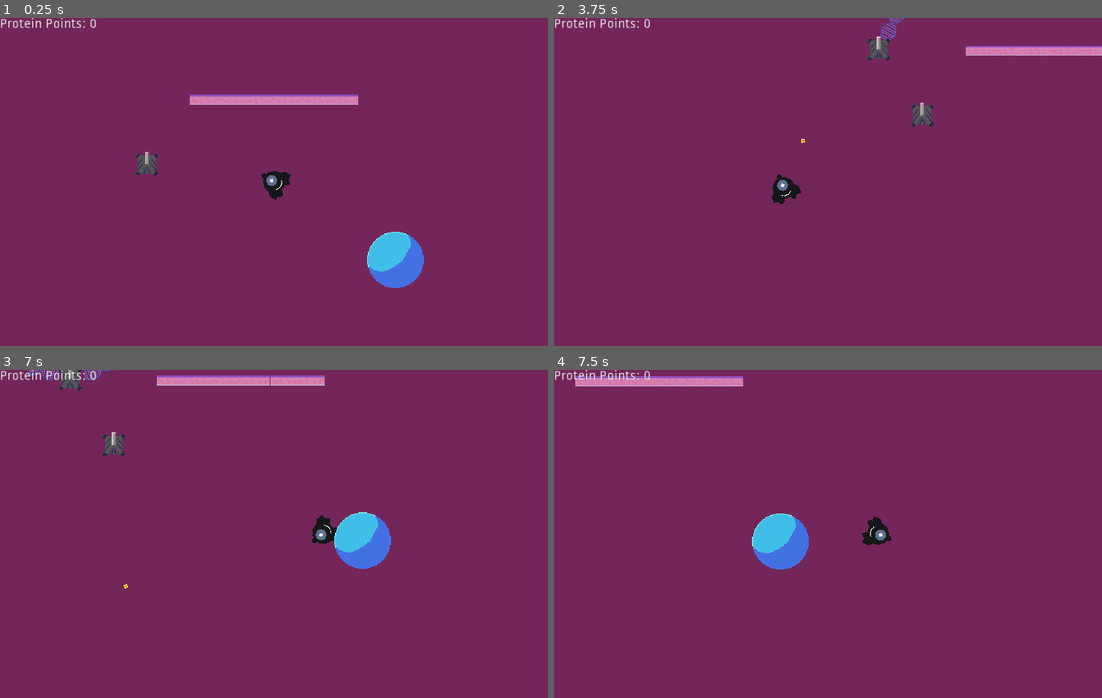
Above: before the commit, frames 1-4 (two rows, left to right).
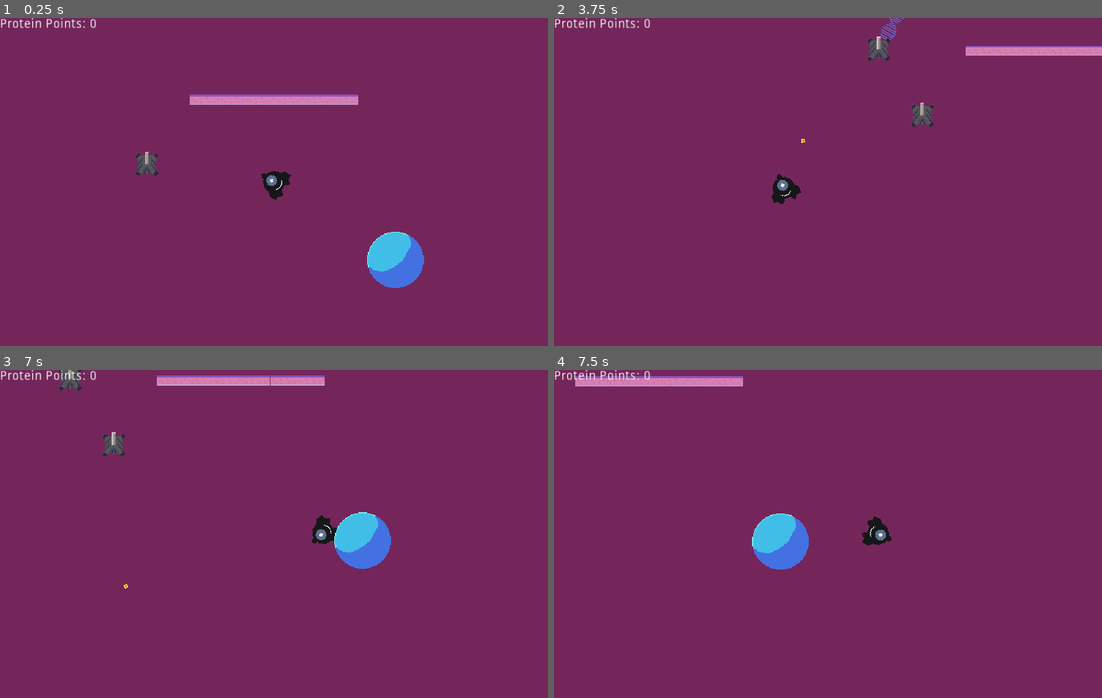
Above: after the commit, the same moments.

Repository: mrbenshef/CellDefence
Game: Godot game, scene res://World.tscn
Two runs of this game, one before a commit and one after it. Both use one fixed random seed, a clock stepped at 60 frames per second and the inputs below.
Inputs (mouse positions are in pixels of both pictures, inside the frame that each line leads up to):
- Up to frame 1 (0.25 s): no input
- Up to frame 2 (3.75 s): tap Enter at 0.5 s; move the mouse to (948, 260) at 0.52 s; hold W (up) 0.53-2.03 s; click (948, 260) at 0.6 s; move the mouse to (992, 231) at 1.27 s; tap E (interact) at 1.35 s; click (992, 231) at 1.55 s; move the mouse to (663, 132) at 2.02 s; hold A (left) 2.03-3.53 s; tap 1 (item_1) at 2.1 s; click (663, 132) at 2.3 s; move the mouse to (855, 182) at 2.77 s; click (855, 182) at 2.85 s; move the mouse to (745, 100) at 3.52 s; hold S (down) from 3.53 s (still down); click (745, 100) at 3.6 s
- Up to frame 3 (7 s): move the mouse to (394, 517) at 4.27 s; release S (down) at 4.28 s; hold D (right) 4.28-5.03 s; tap E (interact) at 4.35 s; click (394, 517) at 4.55 s; move the mouse to (164, 550) at 5.02 s; hold W (up) 5.03-5.78 s; tap 1 (item_1) at 5.1 s; click (164, 550) at 5.3 s; move the mouse to (328, 461) at 5.77 s; hold D (right) from 5.78 s (still down); click (328, 461) at 5.85 s; move the mouse to (246, 599) at 6.52 s; click (246, 599) at 6.6 s
- Up to frame 4 (7.5 s): keep holding D (right); move the mouse to (992, 583) at 7.27 s; tap E (interact) at 7.35 s

Frames 1-2 are identical in both runs. In frame 3, 0.1% of the frame differs, in the area x 5-21%, y 0-4%; in frame 4, nothing differs.

Commit message:
feat: turrets fire bullets

Diff:
--- /dev/null
+++ b/Turret.gd
@@ -0,0 +1,20 @@
+extends StaticBody2D
+
+signal shoot_bullet
+
+func _ready():
+	pass
+
+func _on_Cooldown_timeout():
+	var targets = $RangeArea2D.get_overlapping_bodies()
+	if targets.empty():
+		return
+
+	var i = randi() % targets.size()
+	var target = targets[i]
+
+	var bullet_start = $GunPosition2D.global_position
+	var bullet_rotation = bullet_start.angle_to_point(target.global_position) + PI
+
+	print("shooting at angle", bullet_rotation)
+	emit_signal("shoot_bullet", bullet_start, bullet_rotation)
--- a/Turret.tscn
+++ b/Turret.tscn
@@ -1,16 +1,36 @@
-[gd_scene load_steps=3 format=2]
+[gd_scene load_steps=5 format=2]
 
 [ext_resource path="res://assets/turret.png" type="Texture" id=1]
+[ext_resource path="res://Turret.gd" type="Script" id=2]
 
 [sub_resource type="RectangleShape2D" id=1]
 extents = Vector2( 10.012, 9.99744 )
 
+[sub_resource type="CircleShape2D" id=2]
+radius = 89.9917
+
 [node name="Turret" type="StaticBody2D"]
 collision_layer = 32
 collision_mask = 0
+script = ExtResource( 2 )
 
 [node name="Sprite" type="Sprite" parent="."]
 texture = ExtResource( 1 )
 
 [node name="CollisionShape2D" type="CollisionShape2D" parent="."]
 shape = SubResource( 1 )
+
+[node name="Cooldown" type="Timer" parent="."]
+wait_time = 1.5
+autostart = true
+
+[node name="RangeArea2D" type="Area2D" parent="."]
+collision_mask = 8
+
+[node name="CollisionShape2D" type="CollisionShape2D" parent="RangeArea2D"]
+position = Vector2( -0.122086, 0 )
+shape = SubResource( 2 )
+
+[node name="GunPosition2D" type="Position2D" parent="."]
+position = Vector2( 0, -13.9179 )
+[connection signal="timeout" from="Cooldown" to="." method="_on_Cooldown_timeout"]
--- a/World.gd
+++ b/World.gd
@@ -48,4 +48,5 @@
 	var turret = TURRET.instance()
 	turret.position = pos
 	turret.rotation = rot
+	turret.connect("shoot_bullet", self, "_on_Player_shoot_bullet")
 	add_child(turret)
